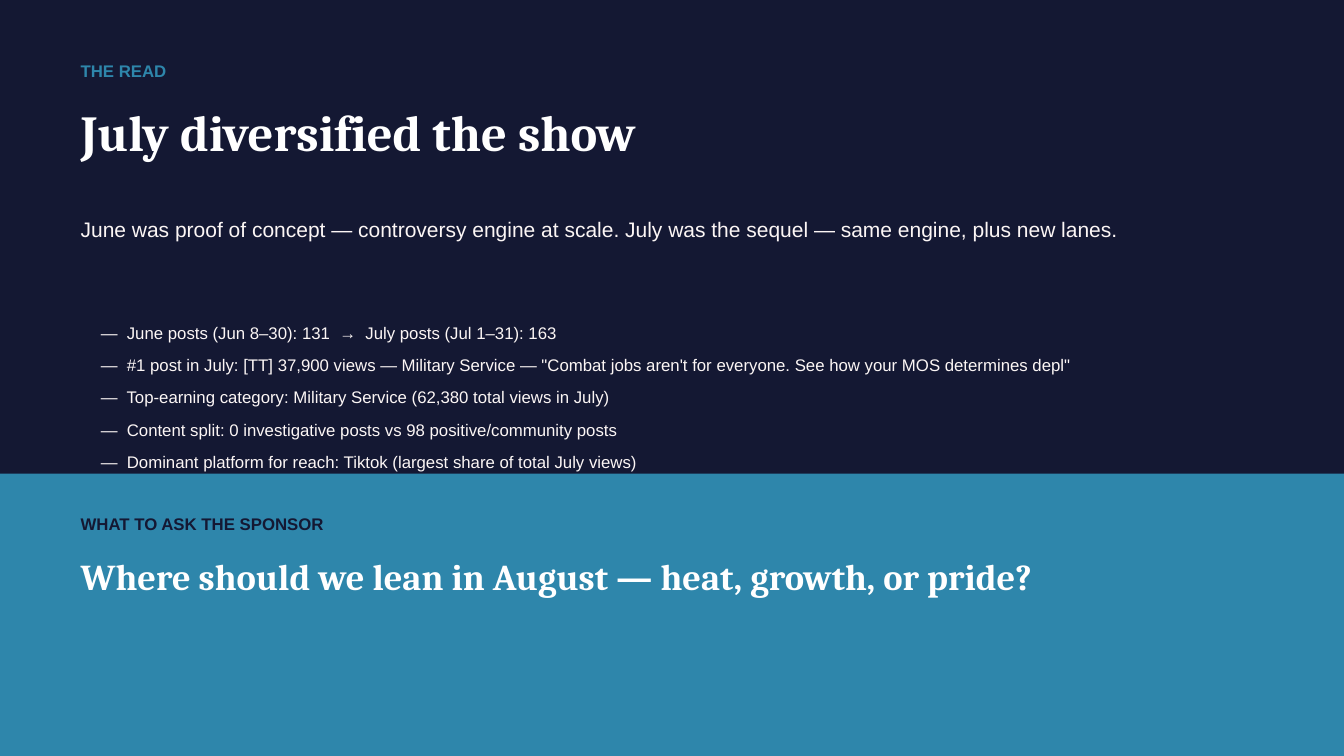
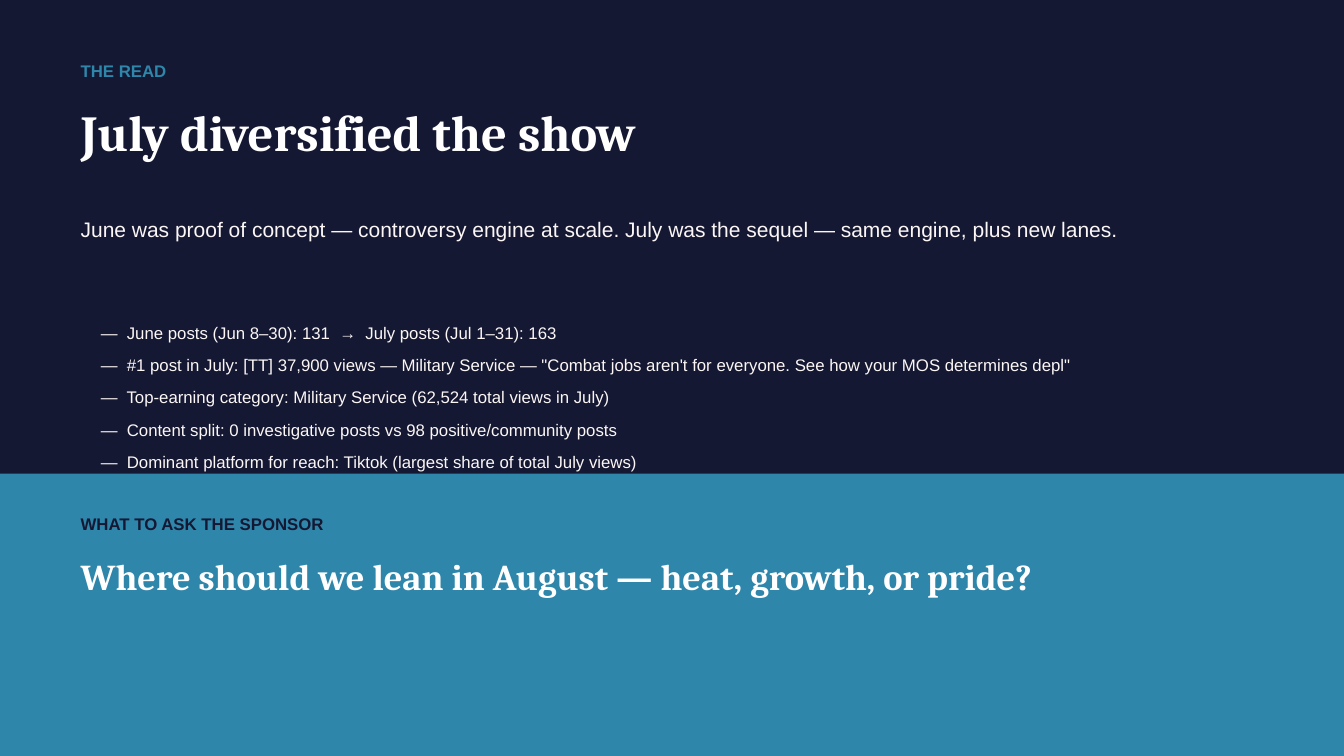
Before and after one commit to zvmmer/talking-downey-kpis, a slide deck: slide 6 of MONTHLY_REPORT_2026-07.pptx. Drawn at 1344x756 pixels with LibreOffice and Linux fonts; fonts in the diff are those of the drawing. Boxes give left, top, right and bottom in pixels: in the first picture for what was removed or moved away, otherwise in the second. Text is boxed around its words. In the diff, an @@ line names an element or a change of style, - is before the commit and + after.

```diff
--- a/MONTHLY_REPORT_2026-07.pptx
+++ b/MONTHLY_REPORT_2026-07.pptx
@@ text at [127,391,609,407]: text changed @@
-— Top-earning category: Military Service (62,380 total views in July)
+— Top-earning category: Military Service (62,524 total views in July)
```
Also in this commit, not shown: 3 other slides changed, 5 other files.
